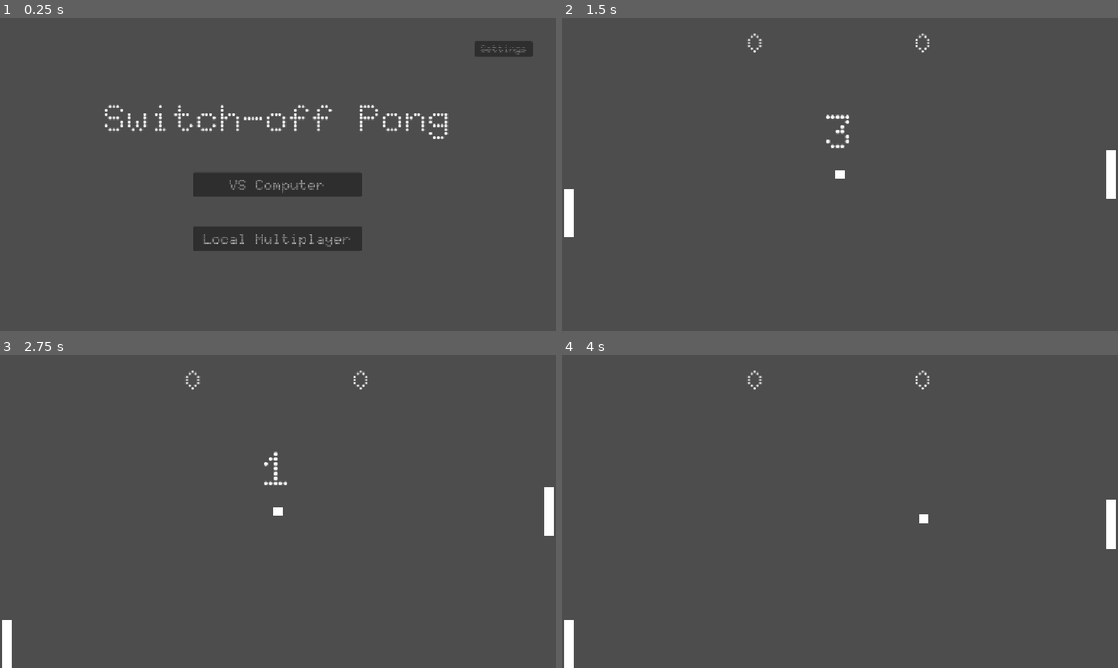
Above: before the commit, frames 1-4 (two rows, left to right).
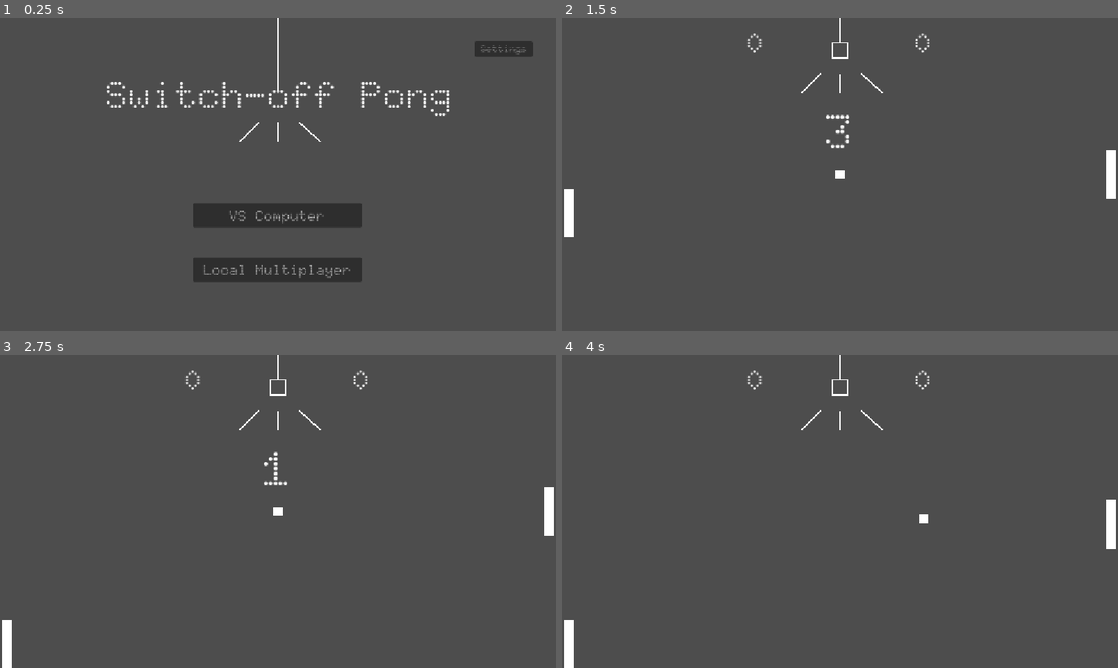
Above: after the commit, the same moments.

Repository: SpykieLucilius/Switch-Off-Pong
Game: Godot game, scene res://scenes/menus/start_screen.tscn
Two runs of this game, one before a commit and one after it. Both use one fixed random seed, a clock stepped at 60 frames per second and the inputs below.
Inputs (mouse positions are in pixels of both pictures, inside the frame that each line leads up to):
- Up to frame 1 (0.25 s): no input
- Up to frame 2 (1.5 s): click "Local Multiplayer" at 0.5 s; tap Enter at 1.25 s; move the mouse to (962, 158) at 1.27 s; hold Mouse wheel down (p1_Down) from 1.28 s (still down); click (962, 158) at 1.42 s
- Up to frame 3 (2.75 s): release Mouse wheel down (p1_Down) at 2 s; drag from (166, 527) to (5, 511) at 2.02 s
- Up to frame 4 (4 s): move the mouse to (895, 442) at 2.77 s; tap Down (p2_Down) at 2.85 s; click (895, 442) at 2.92 s; tap Space at 3.5 s; drag from (812, 574) to (1112, 511) at 3.52 s

The runs differ from the first frame. In frame 1, 10% of the frame differs, in the area x 18-81%, y 0-85%; in frame 2, 0.1%; in frame 3, 0.1%; in frame 4, 0.1%.

Commit message:
adding flickering effect

Diff:
--- /dev/null
+++ b/assets/img/lamp_dot.svg
@@ -0,0 +1,3 @@
+<svg xmlns="http://www.w3.org/2000/svg" width="8" height="8" viewBox="0 0 8 8">
+  <rect x="2" y="2" width="4" height="4" fill="white"/>
+</svg>
--- a/scenes/menus/main.tscn
+++ b/scenes/menus/main.tscn
@@ -8,6 +8,7 @@
 [ext_resource type="AudioStream" uid="uid://iv7rhrw5igto" path="res://assets/audio/sfx/paddleHit.wav" id="5_q4m8a"]
 [ext_resource type="AudioStream" uid="uid://2pj7eoe06tn6" path="res://assets/audio/sfx/wallHit.wav" id="6_edf0w"]
 [ext_resource type="AudioStream" uid="uid://bx1j8kcanwwxh" path="res://assets/audio/sfx/goal.wav" id="8_edf0w"]
+[ext_resource type="AudioStream" uid="uid://c31c0sxqq32da" path="res://assets/audio/sfx/LampFlicker.wav" id="8_tigs5"]
 [ext_resource type="AudioStream" uid="uid://bpmaxj0o0suhc" path="res://assets/audio/sfx/buttonBeep.wav" id="9_kbuax"]
 
 [sub_resource type="RectangleShape2D" id="RectangleShape2D_7dm0k"]
@@ -56,10 +57,11 @@
 [node name="CollisionShape2D" type="CollisionShape2D" parent="Player2" unique_id=123088316]
 shape = SubResource("RectangleShape2D_7dm0k")
 
-[node name="Ball" type="CharacterBody2D" parent="." unique_id=171934698]
+[node name="Ball" type="CharacterBody2D" parent="." unique_id=171934698 node_paths=PackedStringArray("lamp_nodes")]
 position = Vector2(576, 324)
 collision_layer = 2
 script = ExtResource("3_h2yge")
+lamp_nodes = [NodePath("../RayMiddle"), NodePath("../RayRight"), NodePath("../RayLeft")]
 
 [node name="ColorRect" type="ColorRect" parent="Ball" unique_id=707804166]
 offset_left = -10.0
@@ -76,6 +78,10 @@
 
 [node name="SfxWall" type="AudioStreamPlayer2D" parent="Ball" unique_id=14843734]
 stream = ExtResource("6_edf0w")
+bus = &"SFX"
+
+[node name="SfxFlicker" type="AudioStreamPlayer2D" parent="Ball" unique_id=154072553]
+stream = ExtResource("8_tigs5")
 bus = &"SFX"
 
 [node name="WallTop" type="StaticBody2D" parent="." unique_id=980222559]
@@ -168,6 +174,32 @@
 theme_override_font_sizes/font_size = 40
 text = "Main menu"
 
+[node name="LampCord" type="Line2D" parent="." unique_id=1787798824]
+position = Vector2(0, -101.03488)
+scale = Vector2(1, 0.9883721)
+points = PackedVector2Array(576, 153.78824, 576, 97.9102)
+width = 3.0
+
+[node name="RayMiddle" type="Line2D" parent="." unique_id=667212402]
+position = Vector2(0, -101.03488)
+points = PackedVector2Array(576, 216, 576, 256)
+width = 3.0
+
+[node name="RayRight" type="Line2D" parent="." unique_id=1214219009]
+position = Vector2(0, -101.03488)
+points = PackedVector2Array(619.28015, 215.7521, 664, 256)
+width = 3.0
+
+[node name="RayLeft" type="Line2D" parent="." unique_id=1859492205]
+position = Vector2(0, -101.03488)
+points = PackedVector2Array(536.2009, 215.79909, 496, 256)
+width = 3.0
+
+[node name="LampBulb" type="Line2D" parent="." unique_id=1493765677]
+position = Vector2(0, -5)
+points = PackedVector2Array(560, 56, 592, 56, 592, 88, 560, 88, 560, 56, 576, 56)
+width = 3.0
+
 [connection signal="body_entered" from="GoalLeft" to="." method="_on_goal_left_body_entered"]
 [connection signal="body_entered" from="GoalRight" to="." method="_on_goal_right_body_entered"]
 [connection signal="pressed" from="ReplayButton" to="." method="_on_replay_button_pressed"]
--- a/scenes/menus/start_screen.tscn
+++ b/scenes/menus/start_screen.tscn
@@ -9,28 +9,28 @@
 sfx_player = ExtResource("3_ec65r")
 
 [node name="GameTitle" type="Label" parent="." unique_id=670712785]
-offset_left = 216.0
-offset_top = 160.0
-offset_right = 936.0
-offset_bottom = 270.0
+offset_left = 220.0
+offset_top = 112.0
+offset_right = 940.0
+offset_bottom = 222.0
 theme_override_fonts/font = ExtResource("2_pevhg")
 theme_override_font_sizes/font_size = 80
 text = "Switch-off Pong"
 
 [node name="MultiplayerButton" type="Button" parent="." unique_id=1853372307]
 offset_left = 400.0
-offset_top = 432.0
+offset_top = 496.0
 offset_right = 750.0
-offset_bottom = 482.0
+offset_bottom = 546.0
 theme_override_fonts/font = ExtResource("2_pevhg")
 theme_override_font_sizes/font_size = 30
 text = "Local Multiplayer"
 
 [node name="ComputerButton" type="Button" parent="." unique_id=1834506094]
 offset_left = 400.0
-offset_top = 320.0
+offset_top = 384.0
 offset_right = 750.0
-offset_bottom = 370.0
+offset_bottom = 434.0
 theme_override_fonts/font = ExtResource("2_pevhg")
 theme_override_font_sizes/font_size = 30
 text = "VS Computer"
@@ -44,6 +44,23 @@
 theme_override_font_sizes/font_size = 20
 text = "Settings"
 
+[node name="LampCord" type="Line2D" parent="." unique_id=1629200995]
+scale = Vector2(1, 0.9883721)
+points = PackedVector2Array(576, 153.78824, 576, 0)
+width = 3.0
+
+[node name="RayMiddle" type="Line2D" parent="." unique_id=1173969873]
+points = PackedVector2Array(576, 216, 576, 256)
+width = 3.0
+
+[node name="RayRight" type="Line2D" parent="." unique_id=828792701]
+points = PackedVector2Array(619.28015, 215.7521, 664, 256)
+width = 3.0
+
+[node name="RayLeft" type="Line2D" parent="." unique_id=2031615033]
+points = PackedVector2Array(536.2009, 215.79909, 496, 256)
+width = 3.0
+
 [connection signal="pressed" from="MultiplayerButton" to="." method="_on_multiplayer_button_pressed"]
 [connection signal="pressed" from="ComputerButton" to="." method="_on_ai_button_pressed"]
 [connection signal="pressed" from="SettingsButton" to="." method="_on_settings_button_pressed"]
--- a/scripts/players/ball.gd
+++ b/scripts/players/ball.gd
@@ -2,8 +2,11 @@
 
 @onready var sfx_paddle = $SfxPaddle
 @onready var sfx_wall = $SfxWall
+@onready var sfx_flicker = $SfxFlicker
 
 const ANGLE_MAX = PI / 4.0
+
+@export var lamp_nodes: Array[Node] = []
 
 var speed = 400.0
 var direction = Vector2.ZERO
@@ -36,22 +39,25 @@
 		hide_timer -= delta
 		if hide_timer <= 0:
 			if is_hidden:
-				_fade_in()
+				_flicker_in()
 				is_hidden = false
 				hide_timer = randf_range(4.0, 9.0)
 			else:
-				_fade_out()
+				_flicker_out()
 				is_hidden = true
 				hide_timer = randf_range(1.0, 2.0)
 
 func reset():
 	if _tween:
 		_tween.kill()
+	sfx_flicker.stop()
 	var screen_center = get_viewport().get_visible_rect().size / 2.0
 	global_position = screen_center
 	direction = Vector2.ZERO
 	speed = 400.0
 	$ColorRect.modulate.a = 1.0
+	for node in lamp_nodes:
+		node.visible = true
 	is_hidden = false
 	hide_timer = randf_range(4.0, 9.0)
 
@@ -60,14 +66,28 @@
 	var dir_y = randf_range(-0.8, 0.8)
 	direction = Vector2(dir_x, dir_y).normalized()
 
-func _fade_out():
+func _flicker_out():
+	sfx_flicker.play()
 	if _tween:
 		_tween.kill()
 	_tween = create_tween()
-	_tween.tween_property($ColorRect, "modulate:a", 0.0, 0.6)
+	for i in range(8):
+		_tween.tween_callback(_apply_state.bind(i % 2 == 0))
+		_tween.tween_interval(0.07)
+	_tween.tween_callback(_apply_state.bind(false))
 
-func _fade_in():
+func _flicker_in():
+	sfx_flicker.play()
 	if _tween:
 		_tween.kill()
 	_tween = create_tween()
-	_tween.tween_property($ColorRect, "modulate:a", 1.0, 0.6)
+	for i in range(8):
+		_tween.tween_callback(_apply_state.bind(i % 2 != 0))
+		_tween.tween_interval(0.07)
+	_tween.tween_callback(_apply_state.bind(true))
+	_tween.tween_callback(sfx_flicker.stop)
+
+func _apply_state(on: bool):
+	$ColorRect.modulate.a = 1.0 if on else 0.0
+	for node in lamp_nodes:
+		node.visible = on
Not shown, added: assets/audio/sfx/LampFlicker.wav.import
Not shown, added: assets/img/lamp_dot.svg.import
Not shown, added: assets/audio/sfx/LampFlicker.wav
